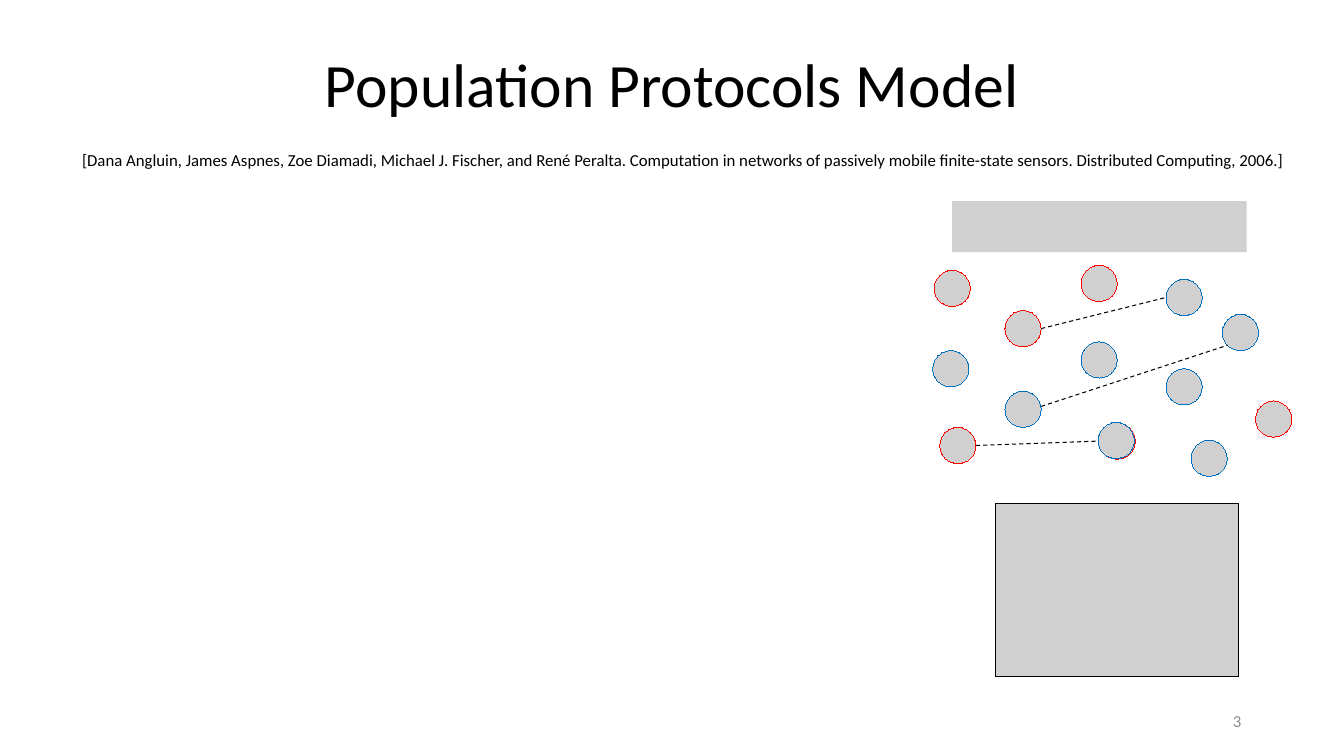
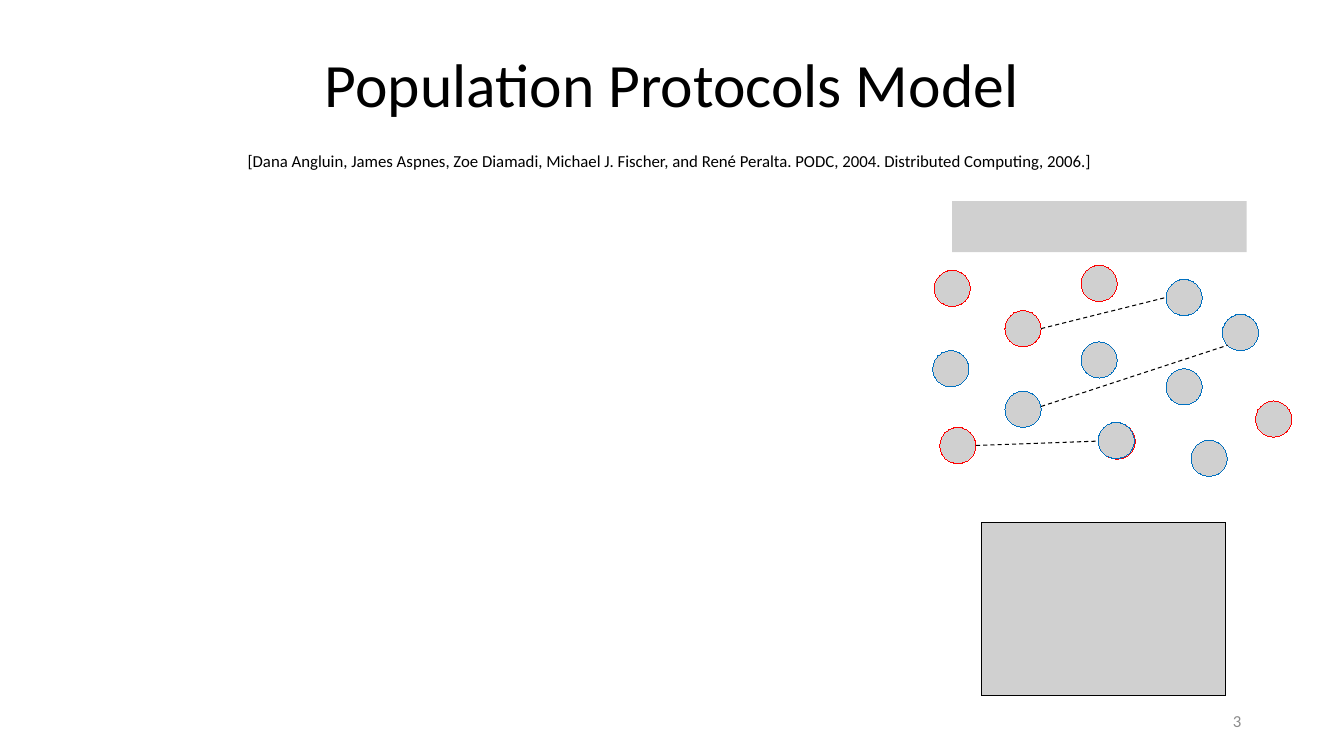
Before and after one commit to EricESeverson/academic-website, a slide deck: slide 3 of static/media/efficient_ssle_talk.pptx. Drawn at 1344x756 pixels with LibreOffice and Linux fonts; fonts in the diff are those of the drawing; grey boxes stand for pictures. Boxes give left, top, right and bottom in pixels: in the first picture for what was removed or moved away, otherwise in the second. Text is boxed around its words. In the diff, an @@ line names an element or a change of style, - is before the commit and + after.

```diff
--- a/static/media/efficient_ssle_talk.pptx
+++ b/static/media/efficient_ssle_talk.pptx
@@ text at (248, 155, 1090, 170): text changed @@
-[Dana Angluin, James Aspnes, Zoe Diamadi, Michael J. Fischer, and René Peralta. Computation in networks of passively mobile finite-state sensors. Distributed Computing, 2006.]
+[Dana Angluin, James Aspnes, Zoe Diamadi, Michael J. Fischer, and René Peralta. PODC, 2004. Distributed Computing, 2006.]
@@ picture: place and size @@
-picture at (996, 504, 1240, 678)
+picture at (982, 522, 1226, 696)
```
Also in this commit, not shown: 8 other slides changed, 14 slides added, 18 slides removed, 7 other files.
